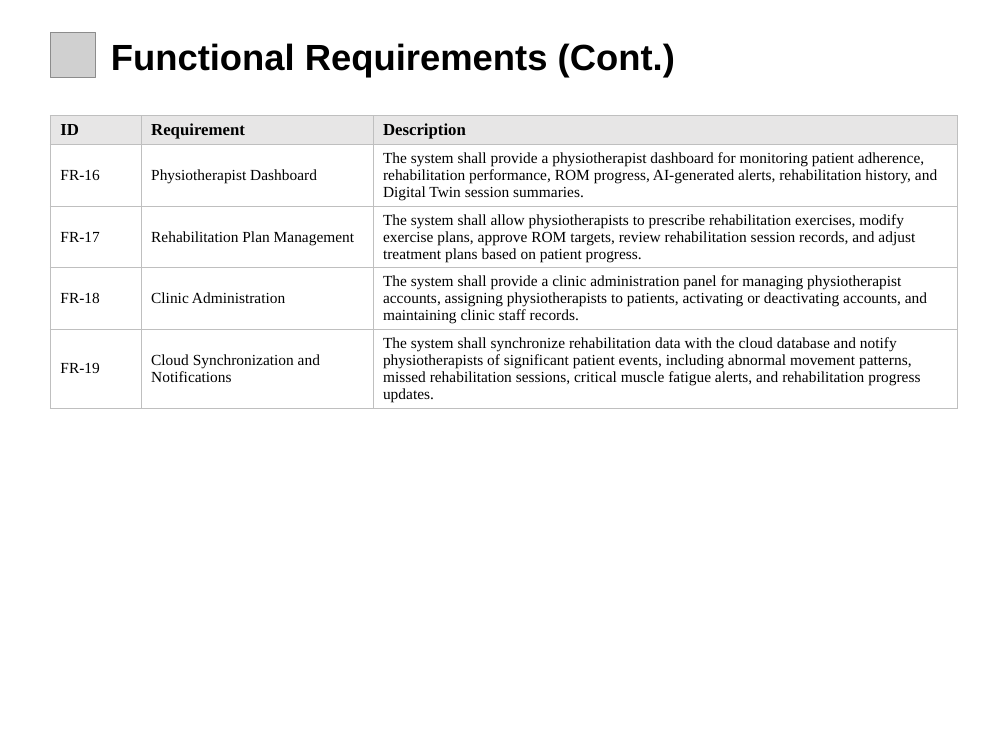
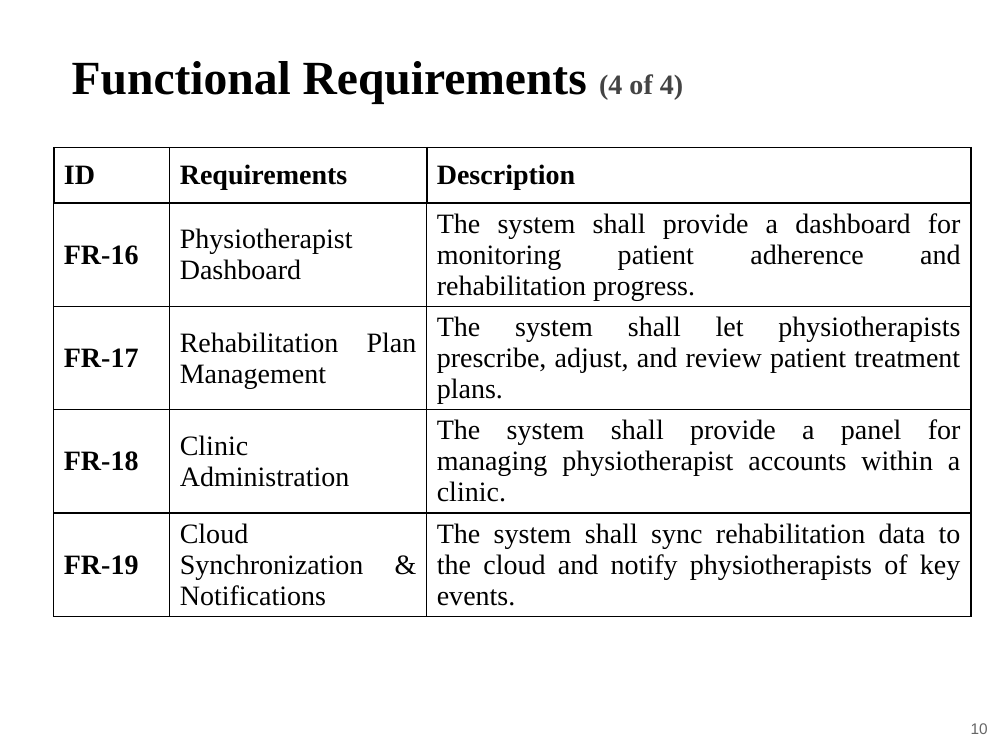
Before and after one commit to Tehreem-cmpsc/intelirehab, a slide deck: slide 11 of docs/presentations/InteliRehab_60_Percent_Presentation.pptx (slide 9 before the commit). Drawn at 1008x756 pixels with LibreOffice and Linux fonts; fonts in the diff are those of the drawing; grey boxes stand for pictures. Boxes give left, top, right and bottom in pixels: in the first picture for what was removed or moved away, otherwise in the second. Text is boxed around its words. In the diff, an @@ line names an element or a change of style, - is before the commit and + after.

```diff
--- a/docs/presentations/InteliRehab_60_Percent_Presentation.pptx
+++ b/docs/presentations/InteliRehab_60_Percent_Presentation.pptx
@@ picture removed at <box>50,32,96,78</box> @@
@@ text at <box>72,61,683,104</box>: text changed; size 26 to 34 pt; font Arial to Times New Roman @@
-Functional Requirements (Cont.)
+Functional Requirements (4 of 4)
@@ table at <box>53,147,971,626</box> @@
-row 1, column 2: Requirement
+row 1, column 2: Requirements
-row 2, column 3: The system shall provide a physiotherapist dashboard for monitoring patient adherence, rehabilitation performance, ROM progress, AI-generated alerts, rehabilitation history, and Digital Twin session summaries.
+row 2, column 3: The system shall provide a dashboard for monitoring patient adherence and rehabilitation progress.
-row 3, column 3: The system shall allow physiotherapists to prescribe rehabilitation exercises, modify exercise plans, approve ROM targets, review rehabilitation session records, and adjust treatment plans based on patient progress.
+row 3, column 3: The system shall let physiotherapists prescribe, adjust, and review patient treatment plans.
-row 4, column 3: The system shall provide a clinic administration panel for managing physiotherapist accounts, assigning physiotherapists to patients, activating or deactivating accounts, and maintaining clinic staff records.
+row 4, column 3: The system shall provide a panel for managing physiotherapist accounts within a clinic.
-row 5, column 2: Cloud Synchronization and Notifications
+row 5, column 2: Cloud Synchronization & Notifications
-row 5, column 3: The system shall synchronize rehabilitation data with the cloud database and notify physiotherapists of significant patient events, including abnormal movement patterns, missed rehabilitation sessions, critical muscle fatigue alerts, and rehabilitation progress updates.
+row 5, column 3: The system shall sync rehabilitation data to the cloud and notify physiotherapists of key events.
@@ fill #E7E6E6 to #FFFFFF in row 1 @@
@@ size 12 to 20 pt in "ID", "Description" @@
@@ size 11 to 20 pt in "FR-16", "Physiotherapist Dashboard", "FR-17", "Rehabilitation Plan Management" and 3 more places @@
@@ bold on in "FR-16", "FR-17", "FR-18", "FR-19" @@
@@ alignment left to justified @@
@@ borders changed @@
@@ table: place and size @@
-table at <box>50,116,958,407</box>
+table at <box>53,147,971,626</box>
@@ text added at <box>971,723,988,734</box>, 11 pt, text #666666 @@
+10
```
Also in this commit, not shown: 12 other slides changed, 24 slides added, 12 slides removed, 55 other files.
